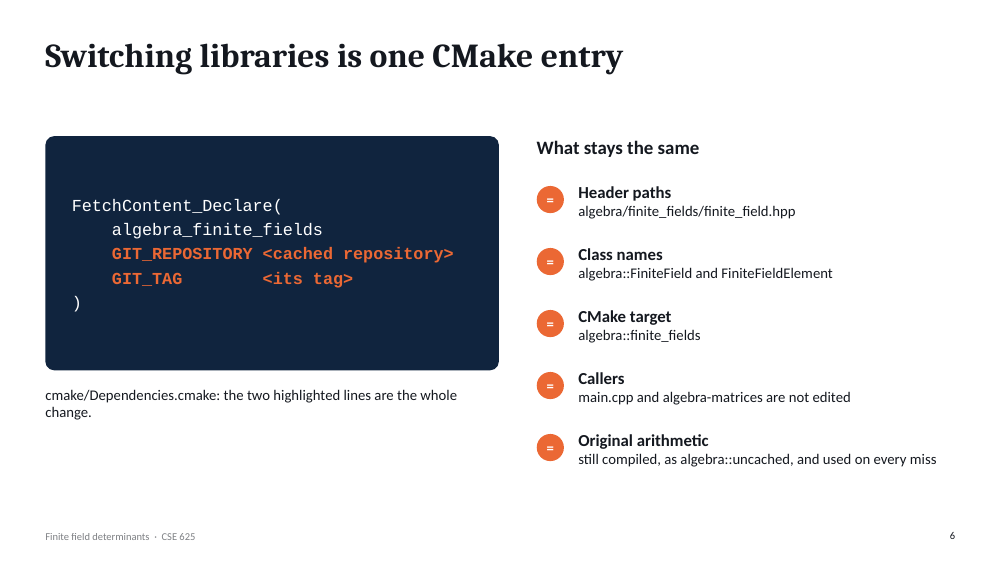
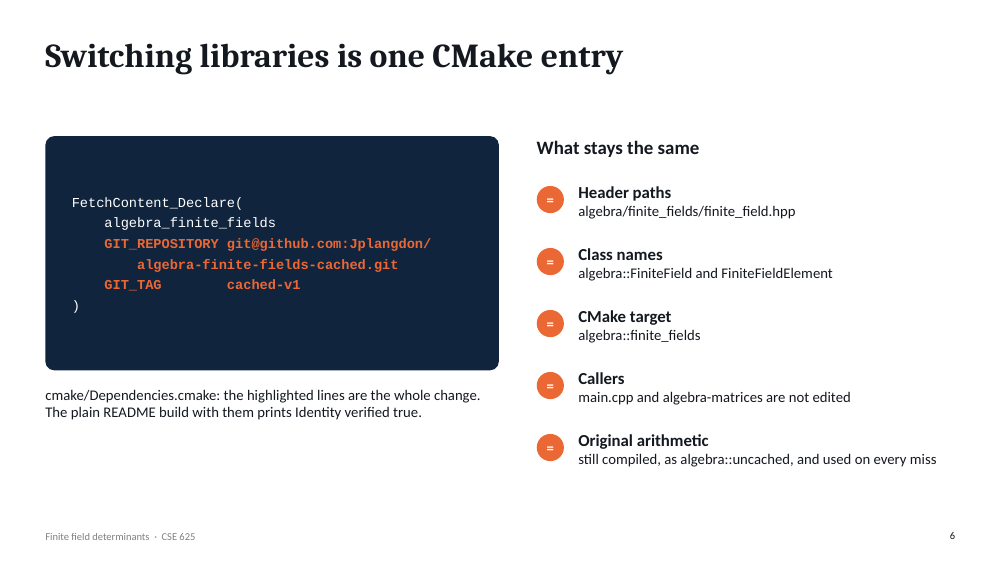
Before and after one commit to Jplangdon/algebra-assignment, a slide deck: slide 6 of slides/presentation.pptx. Drawn at 1008x567 pixels with LibreOffice and Linux fonts; fonts in the diff are those of the drawing. Boxes give left, top, right and bottom in pixels: in the first picture for what was removed or moved away, otherwise in the second. Text is boxed around its words. In the diff, an @@ line names an element or a change of style, - is before the commit and + after.

Commit message:
Show the real dependency entry and the lemmen test results in the PowerPoint deck

```diff
--- a/slides/presentation.pptx
+++ b/slides/presentation.pptx
@@ text at bbox=[72, 197, 276, 230]: size 16 to 13 pt in "FetchContent_Declare(", "algebra_finite_fields", ")" @@
@@ text at bbox=[104, 238, 431, 291]: text changed; size 16 to 13 pt @@
-GIT_REPOSITORY <cached repository>
-GIT_TAG <its tag>
+GIT_REPOSITORY git@github.com:Jplangdon/
+algebra-finite-fields-cached.git
+GIT_TAG cached-v1
@@ text at bbox=[45, 389, 481, 420]: text changed @@
-cmake/Dependencies.cmake: the two highlighted lines are the whole change.
+cmake/Dependencies.cmake: the highlighted lines are the whole change. The plain README build with them prints Identity verified true.
```
Also in this commit, not shown: 1 other slide changed, 1 other file.
